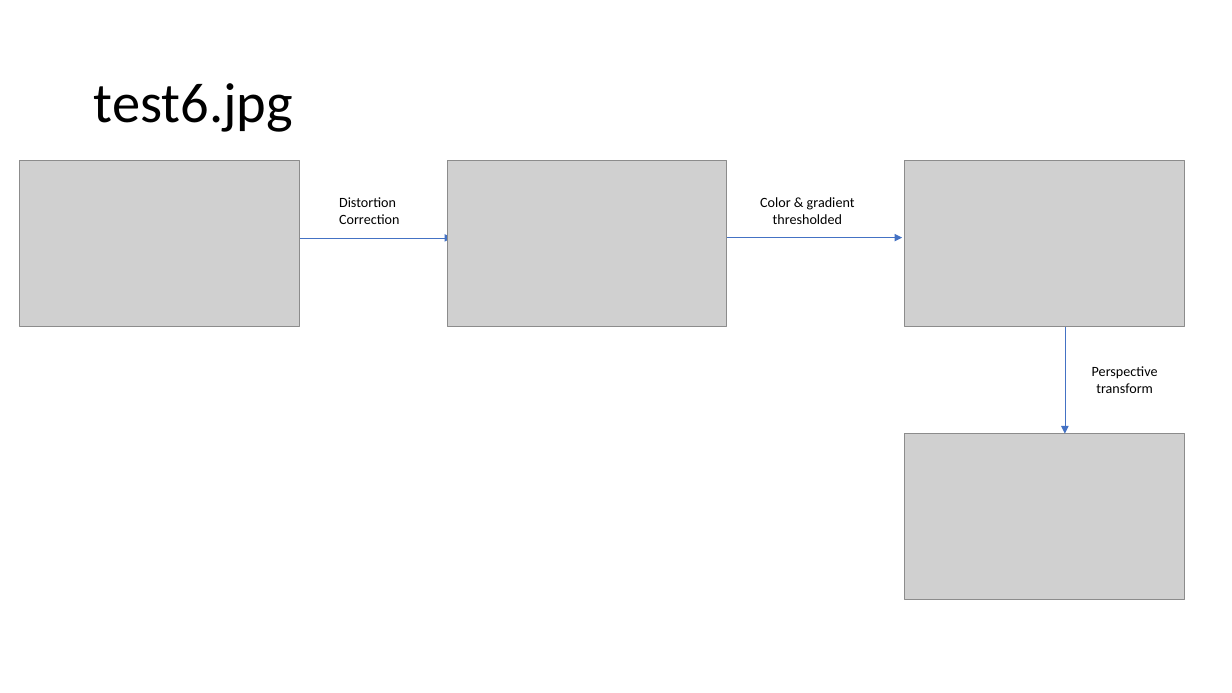
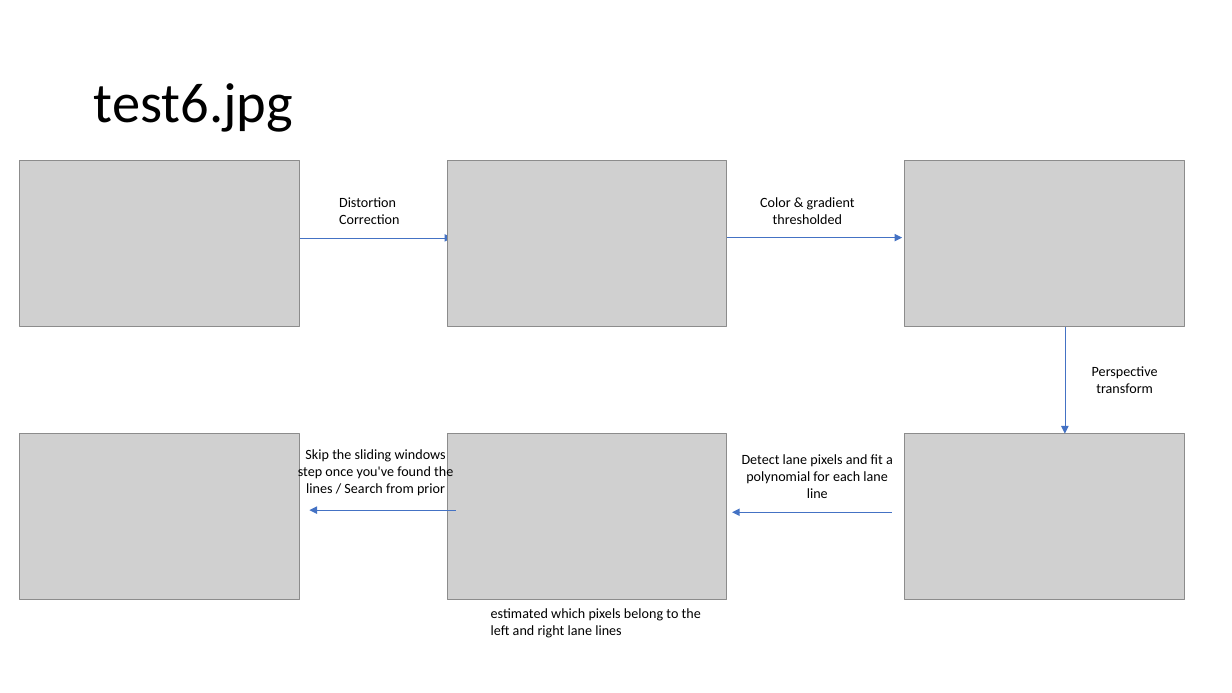
Before and after one commit to wolfgang-stefani/Advanced_LaneLines_Detection, a slide deck: slide 9 of writeup/Pipeline_test_images/Pipeline.pptx. Drawn at 1232x693 pixels with LibreOffice and Linux fonts; fonts in the diff are those of the drawing; grey boxes stand for pictures. Boxes give left, top, right and bottom in pixels: in the first picture for what was removed or moved away, otherwise in the second. Text is boxed around its words. In the diff, an @@ line names an element or a change of style, - is before the commit and + after.

```diff
--- a/writeup/Pipeline_test_images/Pipeline.pptx
+++ b/writeup/Pipeline_test_images/Pipeline.pptx
@@ picture added at bbox=[19, 433, 299, 600] @@
@@ text added at bbox=[298, 449, 453, 496], 11 pt, text #000000 @@
+Skip the sliding windows step once you've found the lines / Search from prior
@@ picture added at bbox=[447, 433, 727, 600] @@
@@ text added at bbox=[742, 454, 893, 498], 11 pt, text #000000 @@
+Detect lane pixels and fit a polynomial for each lane line
@@ arrow added from (456, 510) to (310, 510), #4472C4 0.5 pt @@
@@ arrow added from (892, 512) to (732, 512), #4472C4 0.5 pt @@
@@ text added at bbox=[491, 608, 701, 638], 11 pt, text #000000 @@
+estimated which pixels belong to the left and right lane lines
```
Also in this commit, not shown: 14 other files.
